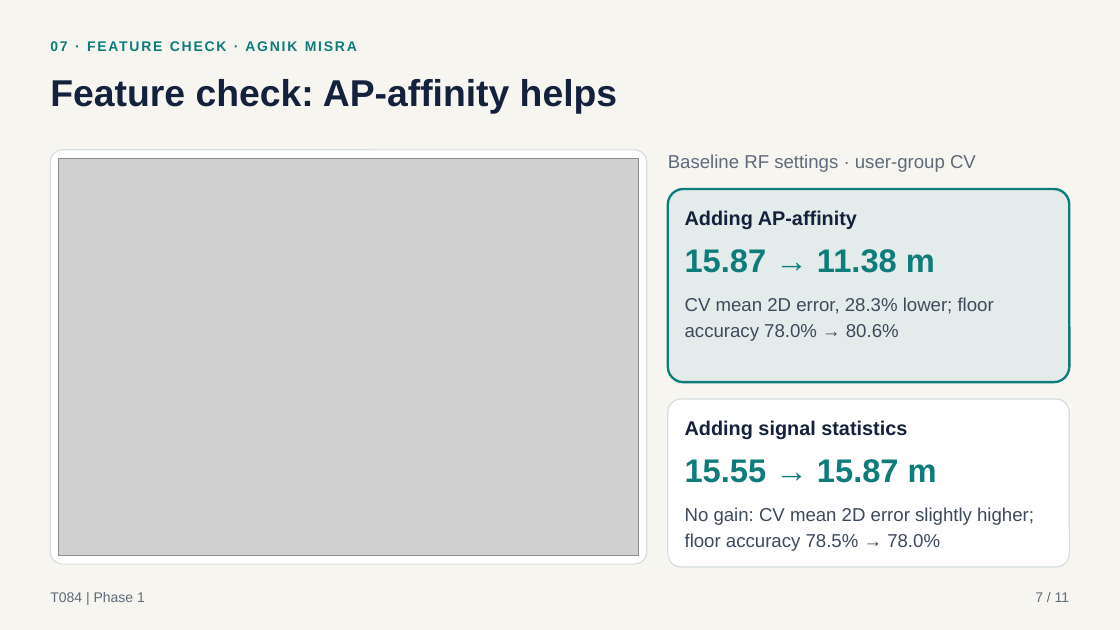
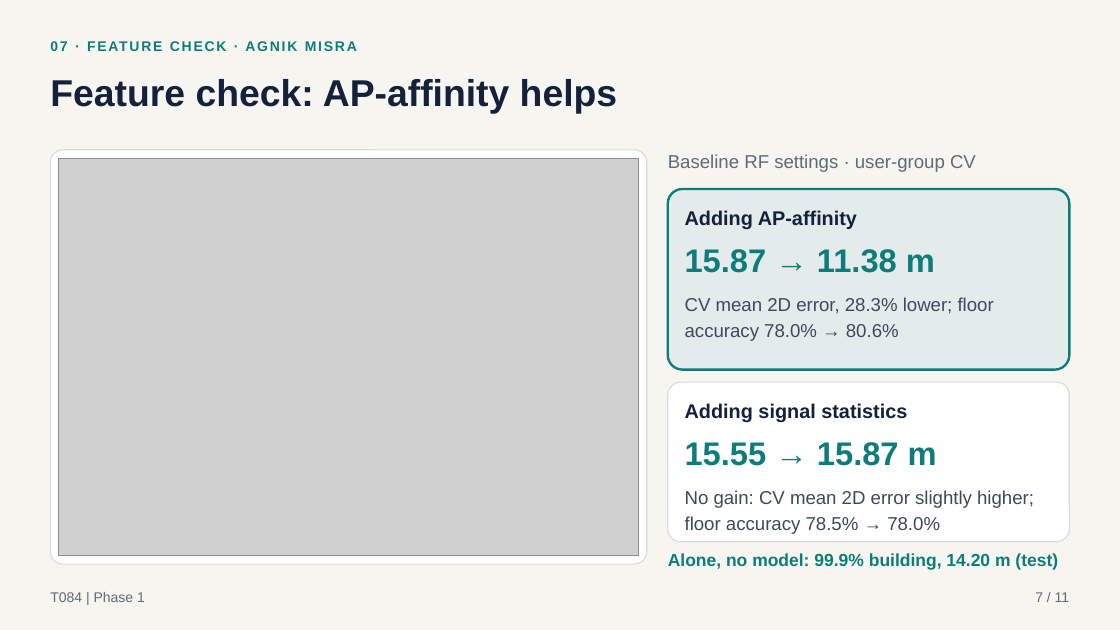
Before and after one commit to Jitmisra/T084-wifi-indoor-positioning, a slide deck: slide 7 of presentation/T084_Phase1_Slides.pptx. Drawn at 1120x630 pixels with LibreOffice and Linux fonts; fonts in the diff are those of the drawing; grey boxes stand for pictures. Boxes give left, top, right and bottom in pixels: in the first picture for what was removed or moved away, otherwise in the second. Text is boxed around its words. In the diff, an @@ line names an element or a change of style, - is before the commit and + after.

Commit message:
Slide 7: add AP-affinity alone (no model) result

```diff
--- a/presentation/T084_Phase1_Slides.pptx
+++ b/presentation/T084_Phase1_Slides.pptx
@@ rounded rectangle: place and size @@
-rounded rectangle at <box>668,189,1070,382</box>
+rounded rectangle at <box>668,189,1070,370</box>
@@ rounded rectangle: place and size @@
-rounded rectangle at <box>668,399,1070,567</box>
+rounded rectangle at <box>668,382,1070,542</box>
@@ text "Adding signal statistics": place and size @@
-text "Adding signal statistics" at <box>685,420,907,440</box>
+text "Adding signal statistics" at <box>685,403,907,423</box>
@@ text "15.55 → 15.87 m": place and size @@
-text "15.55 → 15.87 m" at <box>685,459,937,483</box>
+text "15.55 → 15.87 m" at <box>685,442,937,466</box>
@@ text "No gain: CV mean 2D ...": place and size @@
-text "No gain: CV mean 2D ..." at <box>685,507,1034,551</box>
+text "No gain: CV mean 2D ..." at <box>685,490,1034,534</box>
@@ text added at <box>668,553,1058,570</box>, 15 pt, text #0E7C7B, bold @@
+Alone, no model: 99.9% building, 14.20 m (test)
```
Also in this commit, not shown: 1 other file.
